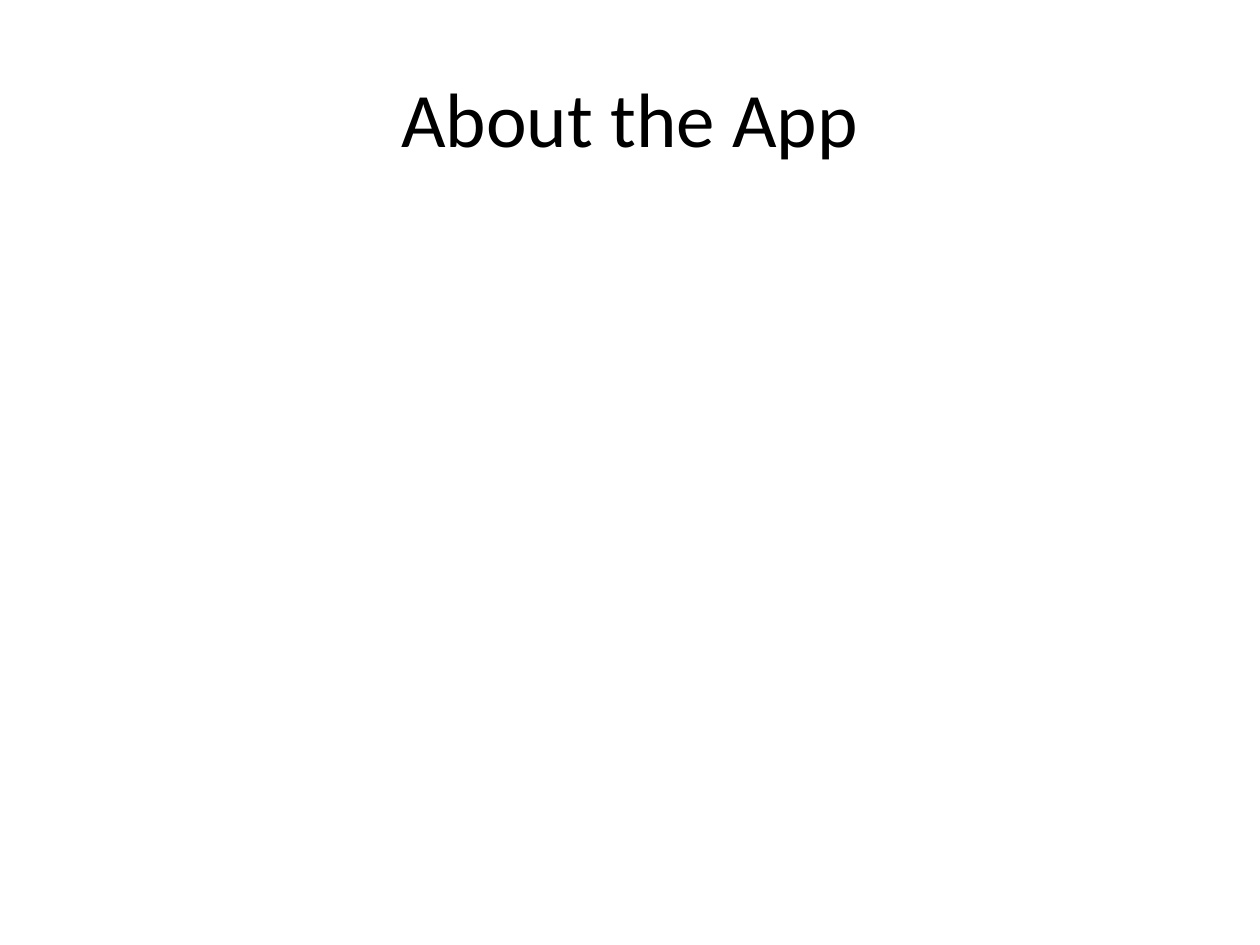
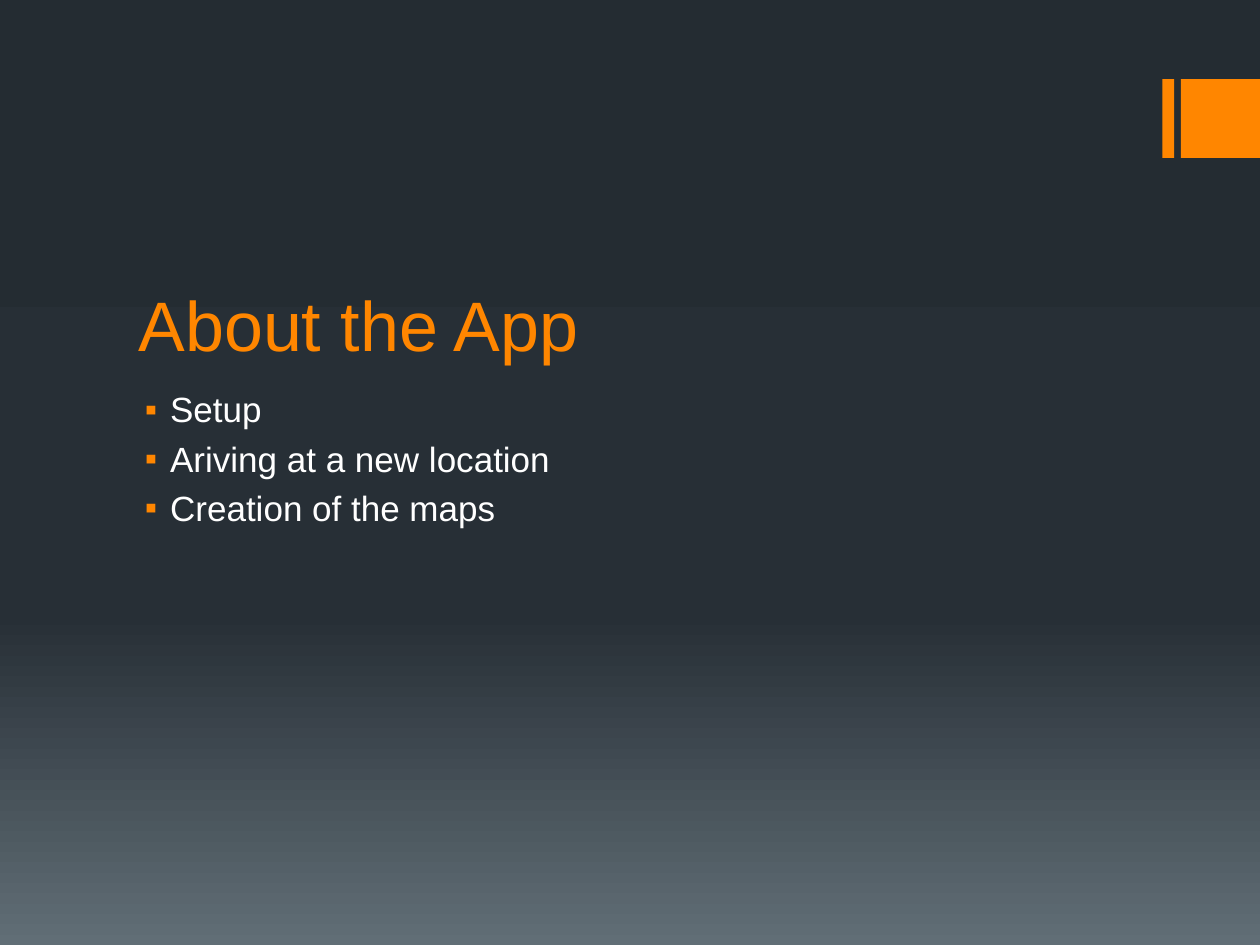
Before and after one commit to bournemouth2016/team-12, a slide deck: slide 3 of Presentation/JP.pptx (slide 4 before the commit). Drawn at 1260x945 pixels with LibreOffice and Linux fonts; fonts in the diff are those of the drawing. Boxes give left, top, right and bottom in pixels: in the first picture for what was removed or moved away, otherwise in the second. Text is boxed around its words. In the diff, an @@ line names an element or a change of style, - is before the commit and + after.

```diff
--- a/Presentation/JP.pptx
+++ b/Presentation/JP.pptx
@@ background #FFFFFF to gradient #242C33 to #273037 to #636D76 @@
@@ rectangle added at box(1162, 79, 1173, 159), fill #FF8600 @@
@@ rectangle added at box(1181, 79, 1260, 159), fill #FF8600 @@
@@ title "About the App": place and size @@
-title "About the App" at box(401, 93, 857, 160)
+title "About the App" at box(139, 300, 578, 364)
@@ title "About the App" at box(139, 300, 578, 364): size 44 to 40 pt, font Calibri to Arial, text colour #000000 to #FF8600; alignment centre to left; vertical alignment middle to bottom @@
@@ text added at box(170, 397, 550, 527), 20 pt, text #FFFFFF @@
+▪ Setup
+▪ Ariving at a new location
+▪ Creation of the maps
```
Also in this commit, not shown: 5 other slides changed, 1 slide added, 4 slides removed.
